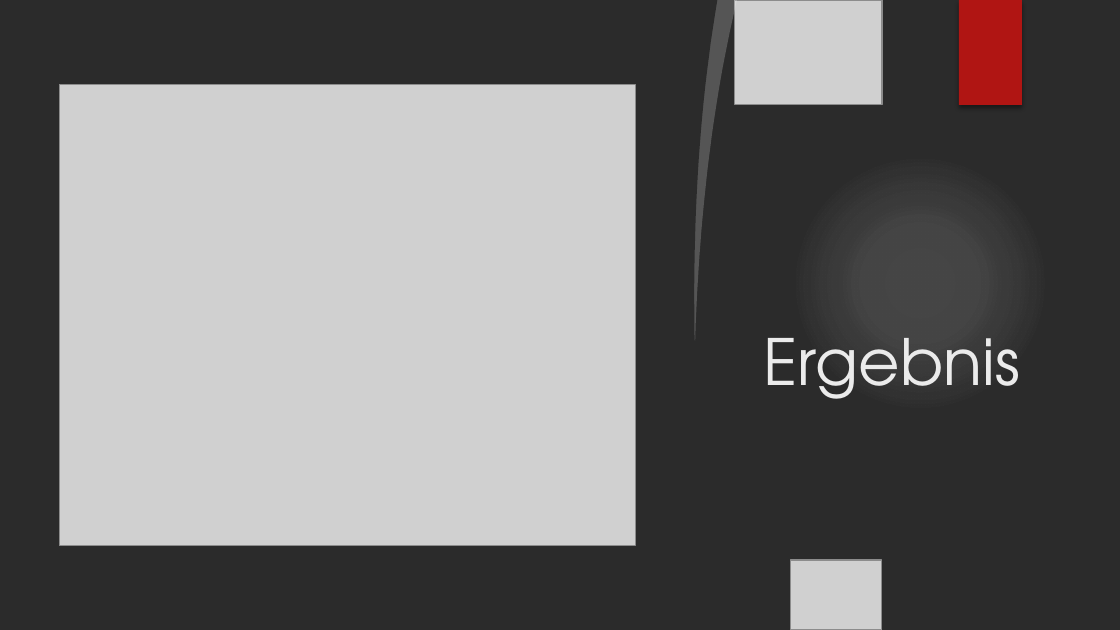
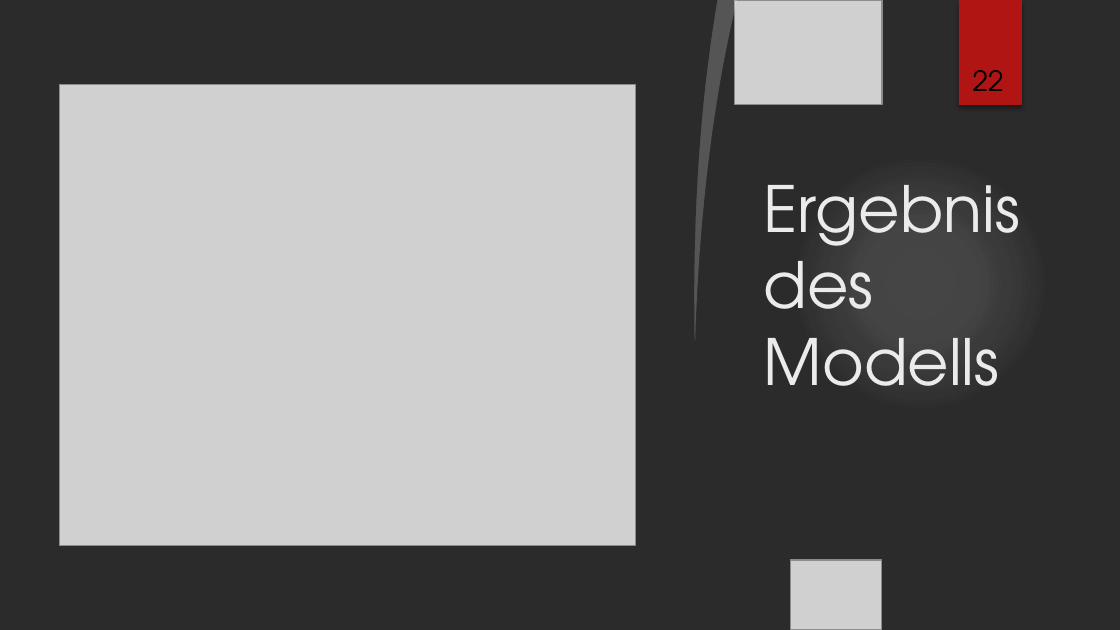
Before and after one commit to lz039/Gw2Trading, a slide deck: slide 22 of reports/presentation_custom_design.pptx (slide 21 before the commit). Drawn at 1120x630 pixels with LibreOffice and Linux fonts; fonts in the diff are those of the drawing; grey boxes stand for pictures; background and template pictures are left out; a plain dark background stands for a picture behind light text. Boxes give left, top, right and bottom in pixels: in the first picture for what was removed or moved away, otherwise in the second. Text is boxed around its words. In the diff, an @@ line names an element or a change of style, - is before the commit and + after.

```diff
--- a/reports/presentation_custom_design.pptx
+++ b/reports/presentation_custom_design.pptx
@@ page number added at (973,70,1004,91), 18 pt, text #000000 @@
+22
@@ title at (764,185,1020,386): text changed @@
-Ergebnis
+Ergebnis des Modells
```
Also in this commit, not shown: 25 other slides changed, 1 slide added, 1 other file.
